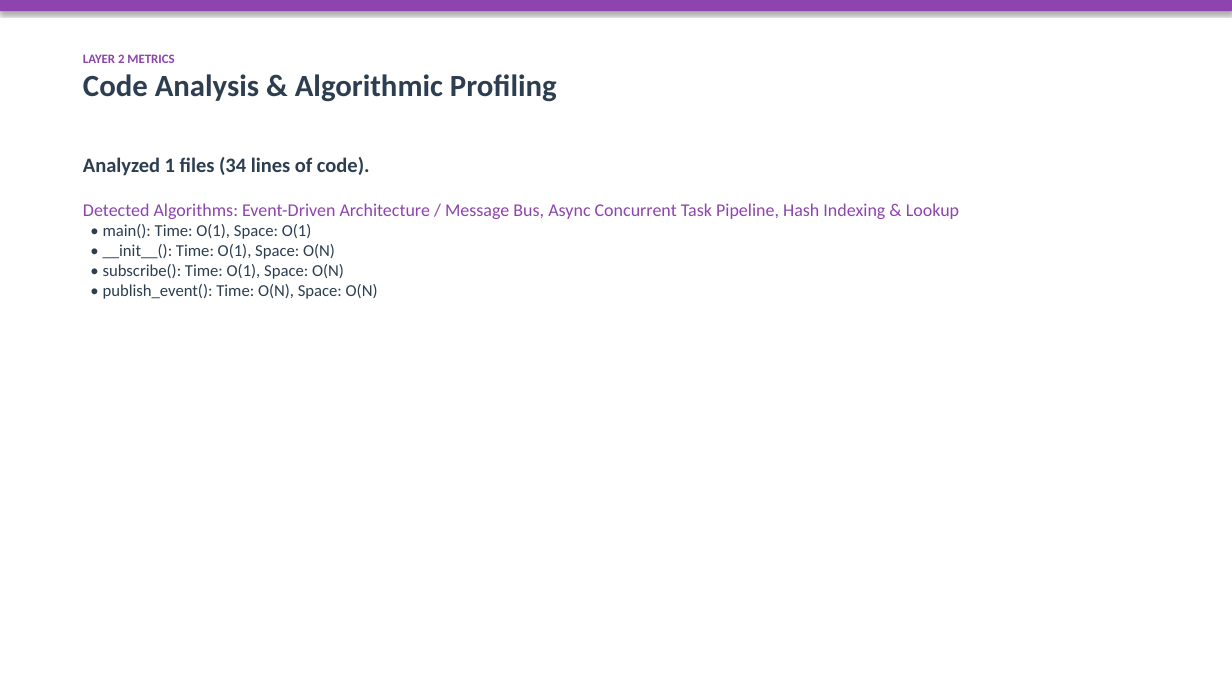
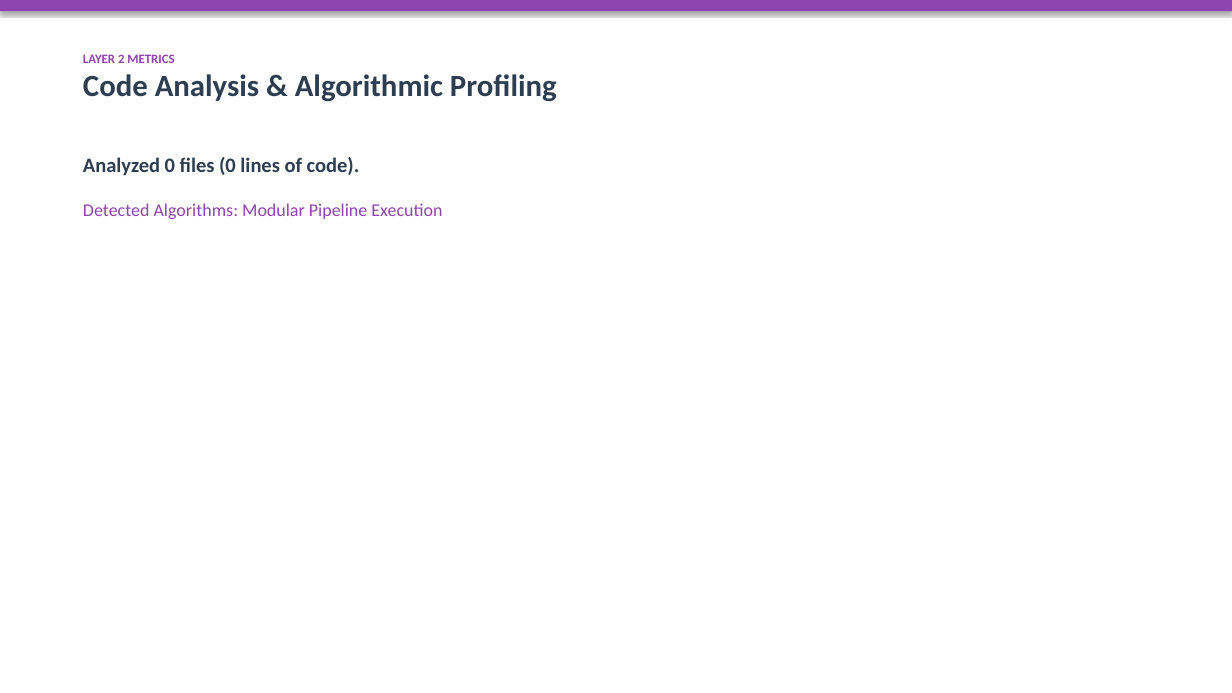
Before and after one commit to rahulkumar-andc/resercher-campanion, a slide deck: slide 3 of output/Presentation.pptx. Drawn at 1232x693 pixels with LibreOffice and Linux fonts; fonts in the diff are those of the drawing. Boxes give left, top, right and bottom in pixels: in the first picture for what was removed or moved away, otherwise in the second. Text is boxed around its words. In the diff, an @@ line names an element or a change of style, - is before the commit and + after.

```diff
--- a/output/Presentation.pptx
+++ b/output/Presentation.pptx
@@ text at [83, 157, 442, 219]: text changed; size 13 to 14 pt; text colour #2C3E50 to #8E44AD @@
-Analyzed 1 files (34 lines of code).
-Detected Algorithms: Event-Driven Architecture / Message Bus, Async Concurrent Task Pipeline, Hash Indexing & Lookup
-• main(): Time: O(1), Space: O(1)
-• __init__(): Time: O(1), Space: O(N)
-• subscribe(): Time: O(1), Space: O(N)
-• publish_event(): Time: O(N), Space: O(N)
+Analyzed 0 files (0 lines of code).
+Detected Algorithms: Modular Pipeline Execution
```
Also in this commit, not shown: 3 other slides changed, 9 other files.
